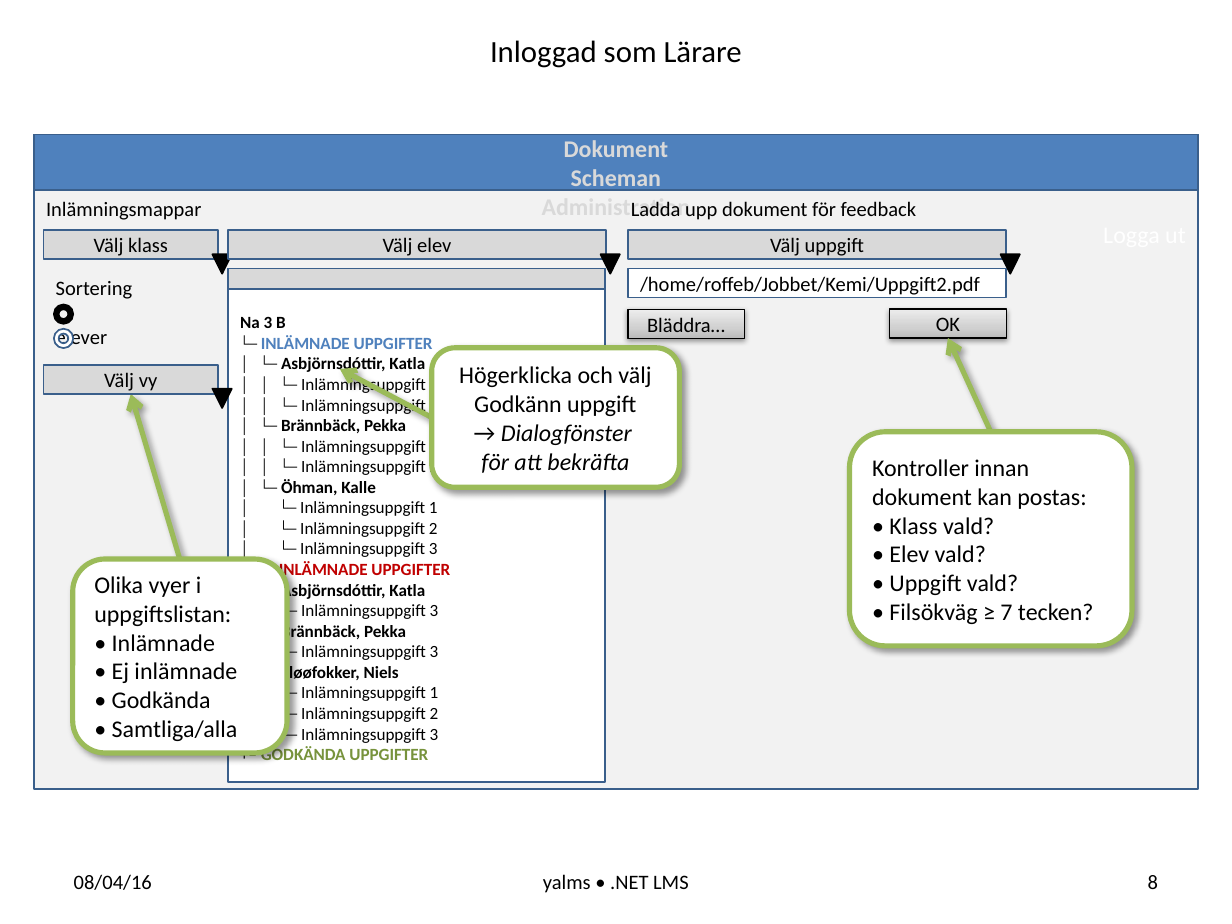
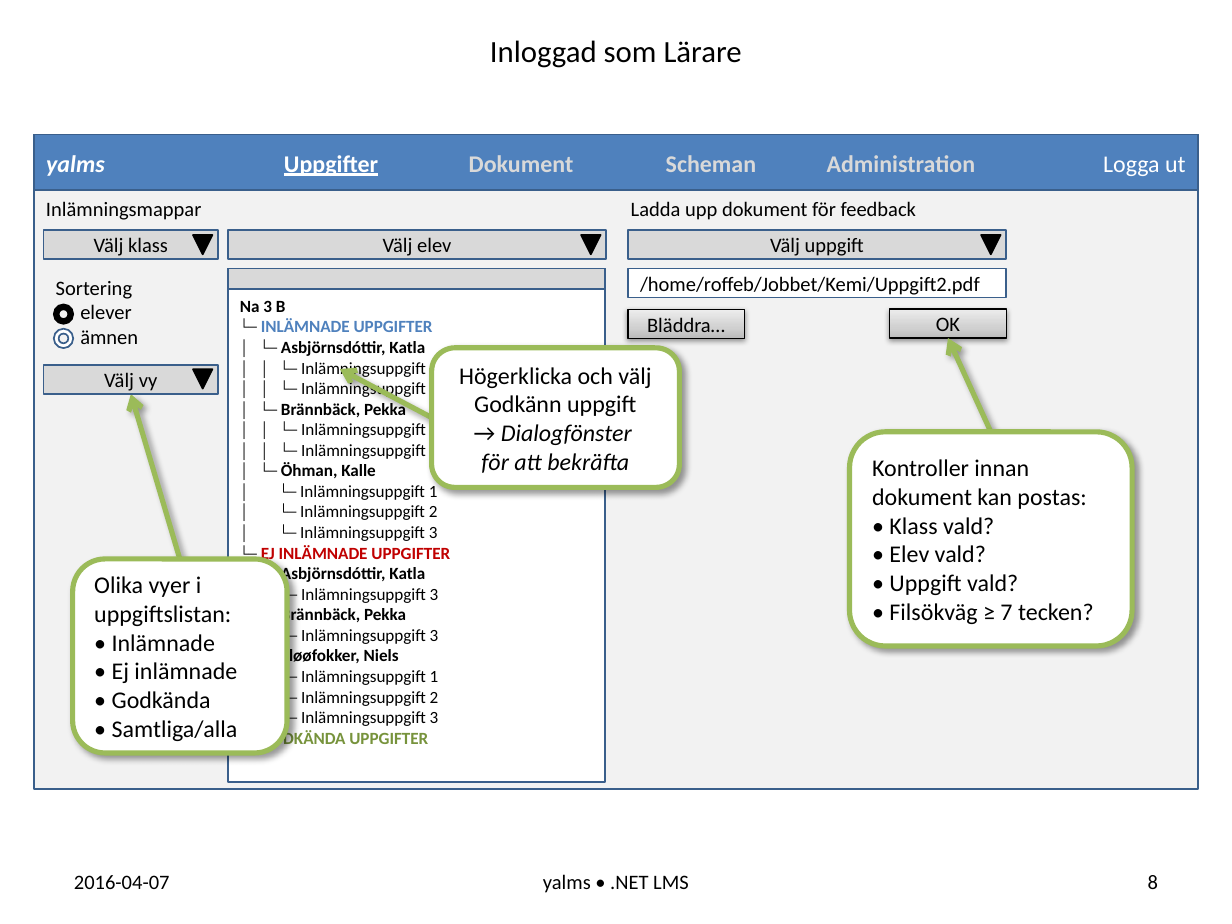
Before and after one commit to sc-elev/yalms, a slide deck: slide 8 of doc/Presentation_yalms.pptx. Drawn at 1232x924 pixels with LibreOffice and Linux fonts; fonts in the diff are those of the drawing. Boxes give left, top, right and bottom in pixels: in the first picture for what was removed or moved away, otherwise in the second. Text is boxed around its words. In the diff, an @@ line names an element or a change of style, - is before the commit and + after.

```diff
--- a/doc/Presentation_yalms.pptx
+++ b/doc/Presentation_yalms.pptx
@@ rectangle "yalms" at <box>34,134,1199,190</box>: columns 1 to 6; outline #3A5F8C 0.99 pt to #3A5F8C 1 pt @@
@@ outline #3A5F8C 0.99 pt to #3A5F8C 1 pt in 7 elements at <box>628,269,1007,298</box>, <box>43,230,218,260</box>, <box>228,230,606,260</box>, <box>43,365,218,394</box>, <box>628,230,1007,260</box>, <box>228,269,605,290</box>, <box>34,134,1199,788</box> @@
@@ 4 triangles: place and size @@
-4 triangles at <box>212,254,1020,408</box>
+4 triangles at <box>193,235,1000,389</box>
@@ outline #000000 0.99 pt to #000000 1 pt; proportions changed in 4 elements at <box>193,370,213,389</box>, <box>193,235,213,255</box>, <box>582,235,601,255</box>, <box>981,235,1000,255</box> @@
@@ rectangle "Na 3 B" at <box>228,269,605,782</box>: letter outline none to #808080 2.25 pt in "└─", "└─", "+–"; outline #3A5F8C 0.99 pt to #3A5F8C 1 pt @@
@@ donut at <box>54,329,74,349</box>: outline #3A5F8C 0.99 pt to #3A5F8C 1 pt; proportions changed @@
@@ rounded rectangle "Högerklicka och välj Godkänn uppgift" at <box>431,347,679,487</box>: proportions changed @@
@@ freeform shape removed at <box>340,368,431,416</box> @@
@@ arrow added from (431, 418) to (340, 370), #9BBB59 3 pt @@
@@ rounded rectangle "Olika vyer i uppgiftslistan:" at <box>73,559,287,753</box>: proportions changed @@
@@ text at <box>74,875,170,889</box>: text changed @@
-08/04/16
+2016-04-07
```
Also in this commit, not shown: 20 other slides changed, 4 slides removed.
